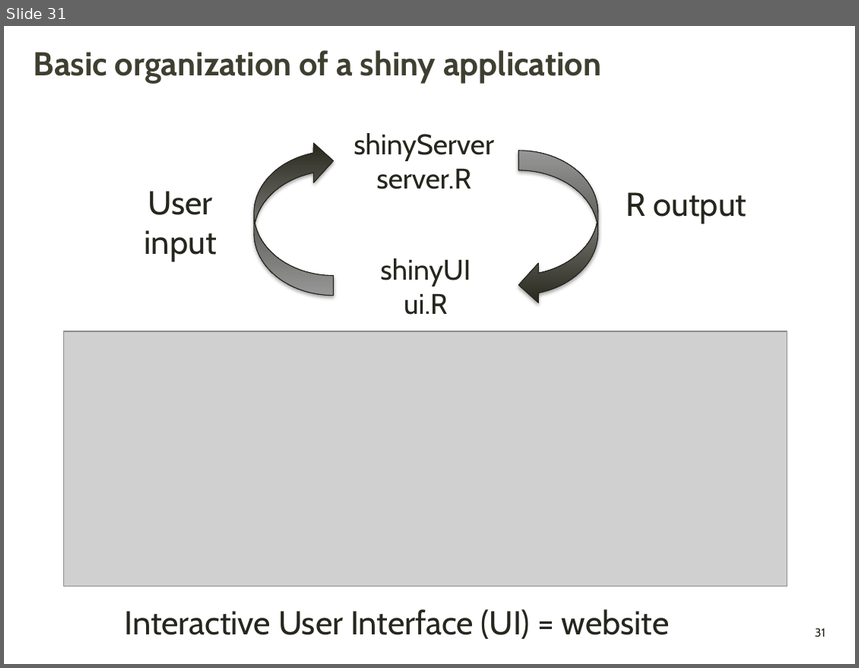
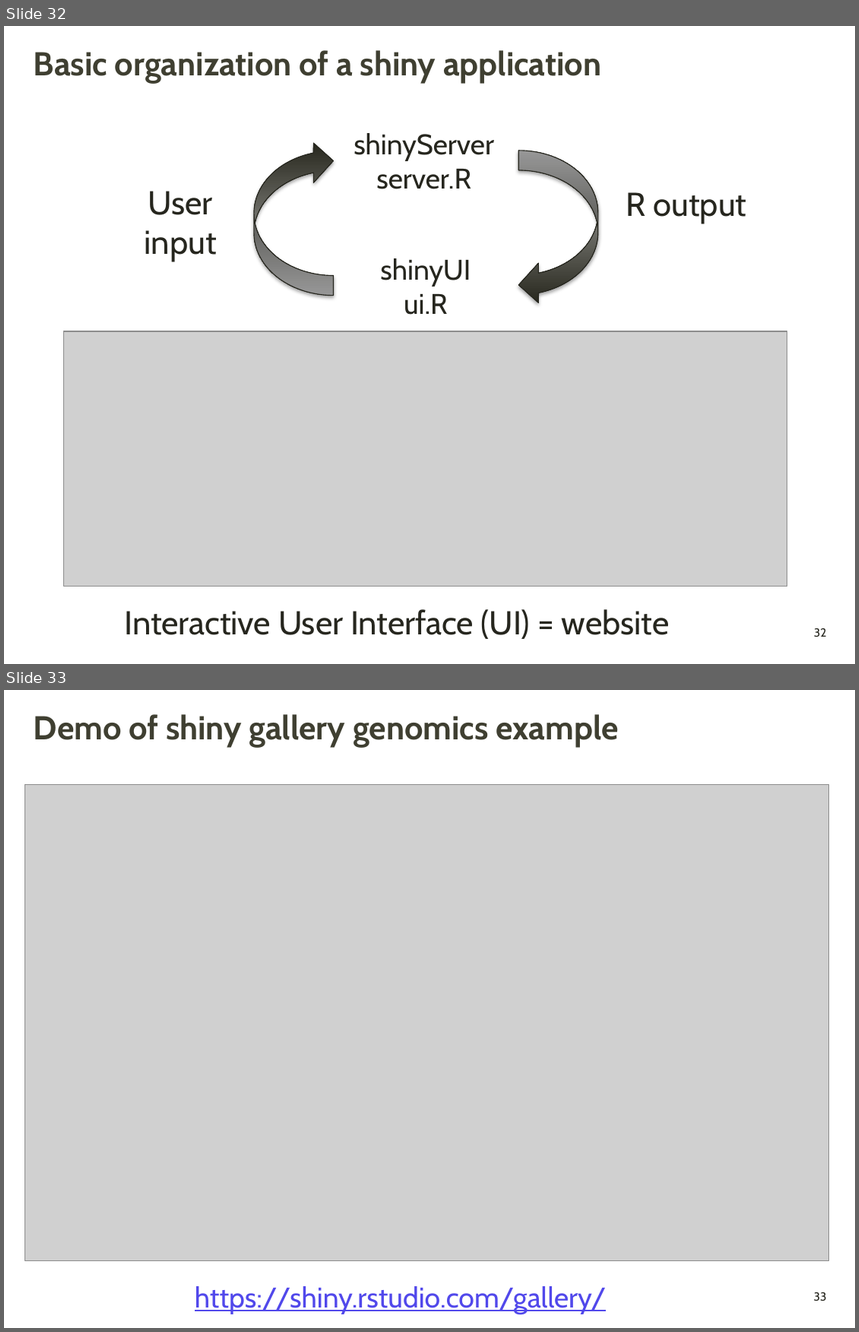
Before and after one commit to griffithlab/genviz.org, a slide deck: lectures/GenViz_Module2_Lecture.pptx. Shown one above the other, each under a label of ours: slide 31 before the commit, slides 32 and 33 after it. The pictures are 859x668 and 859x1332 pixels, drawn with LibreOffice and Linux fonts; fonts in the diff are those of the drawing; grey boxes stand for pictures; background and template pictures are left out. Boxes give left, top, right and bottom in pixels: in the first picture for what was removed or moved away, otherwise in the second. Text is boxed around its words. In the diff, an @@ line names an element or a change of style, - is before the commit and + after.

```diff
--- a/lectures/GenViz_Module2_Lecture.pptx
+++ b/lectures/GenViz_Module2_Lecture.pptx
@@ slide 33 added at (4, 690, 855, 1328), background picture (left out); not listed: 1 template element that a slide beside it also shows @@
@@ title added at (34, 714, 618, 748), 28 pt, text #3F3F32, bold @@
+Demo of shiny gallery genomics example
@@ picture added at (25, 784, 829, 1262) @@
@@ text added at (195, 1287, 607, 1315), 24 pt, text #5148EB, underline @@
+https://shiny.rstudio.com/gallery/
@@ what was slide 31 is now slide 32 @@
@@ page number at (814, 629, 827, 637): text changed @@
-31
+32
```
Also in this commit, not shown: 5 other files.
